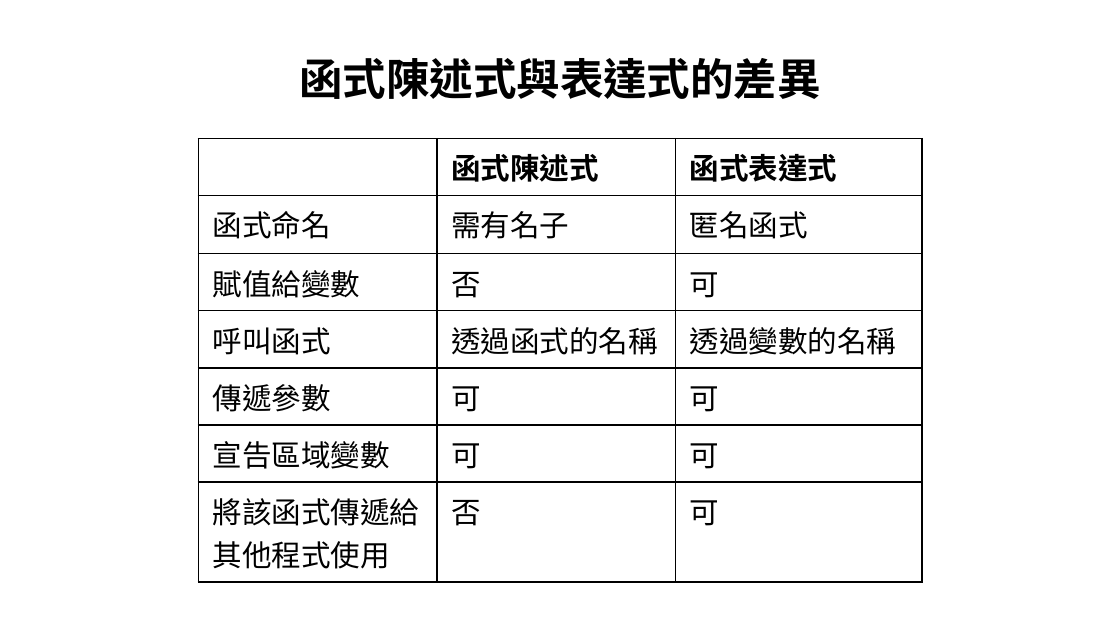
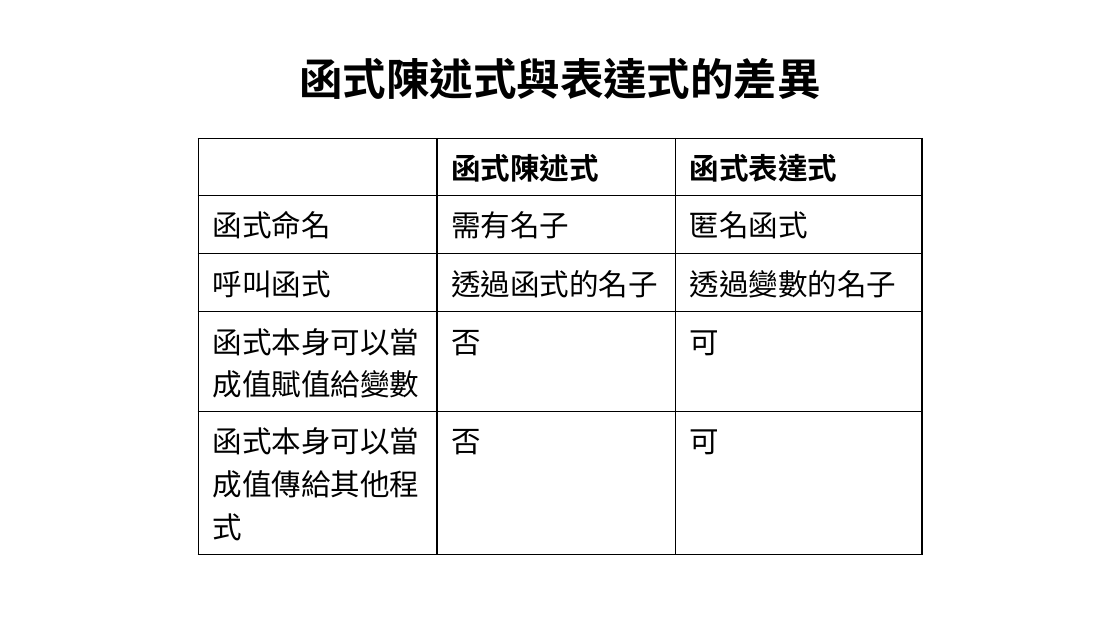
Before and after one commit to allen8101070/JavaScript-PPT, a slide deck: slide 63 of javaScript.pptx (slide 65 before the commit). Drawn at 1120x630 pixels with LibreOffice and Linux fonts; fonts in the diff are those of the drawing; background and template pictures are left out. Boxes give left, top, right and bottom in pixels: in the first picture for what was removed or moved away, otherwise in the second. Text is boxed around its words. In the diff, an @@ line names an element or a change of style, - is before the commit and + after.

```diff
--- a/javaScript.pptx
+++ b/javaScript.pptx
@@ table at [198,139,922,545] @@
-row 3: 賦值給變數 | 否 | 可
-row 4: 呼叫函式 | 透過函式的名稱 | 透過變數的名稱
-row 5: 傳遞參數 | 可 | 可
-row 6: 宣告區域變數 | 可 | 可
-row 7: 將該函式傳遞給其他程式使用 | 否 | 可
+row 3: 呼叫函式 | 透過函式的名子 | 透過變數的名子
+row 4: 函式本身可以當成值賦值給變數 | 否 | 可
+row 5: 函式本身可以當成值傳給其他程式 | 否 | 可
```
Also in this commit, not shown: 27 other slides changed, 13 slides added, 8 slides removed, 3 other files.
